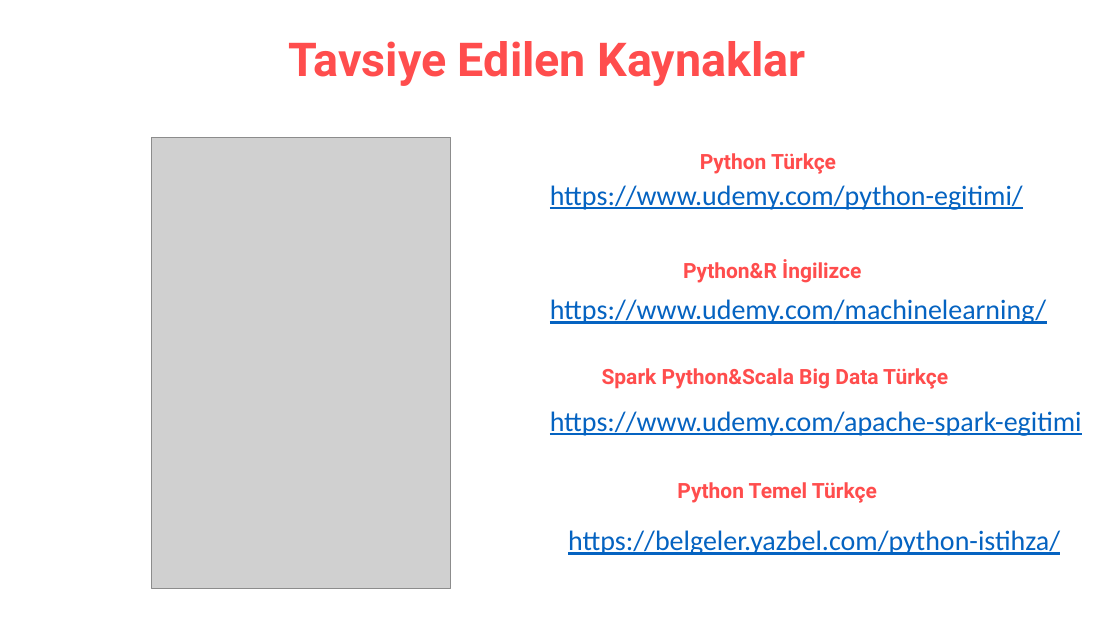
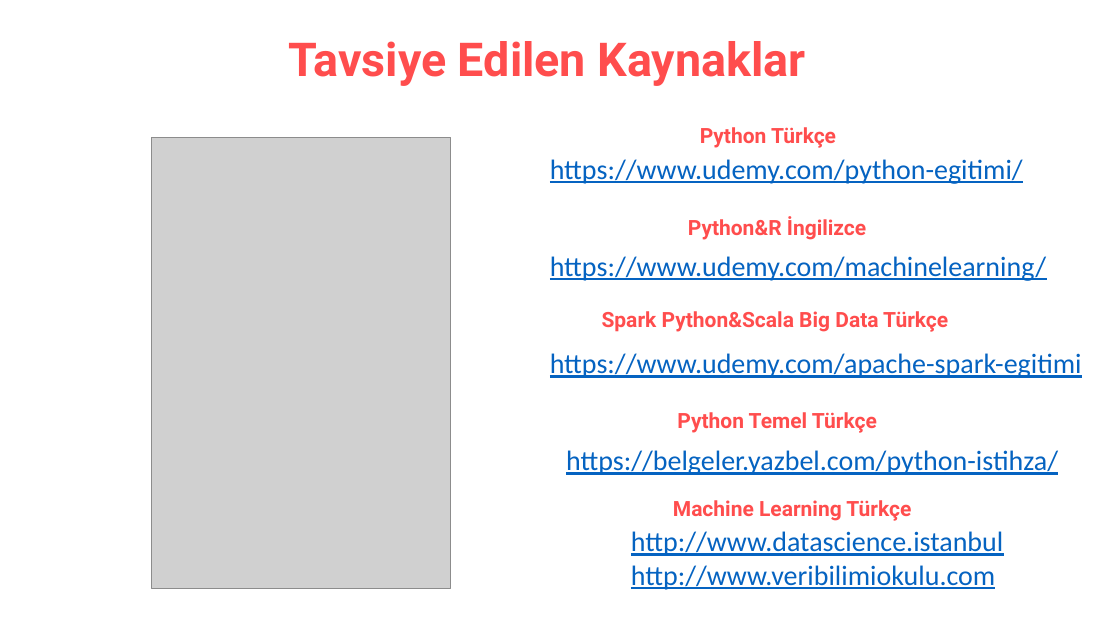
Before and after one commit to erkansirin78/machine-learning-with-python, a slide deck: slide 12 of opening_remarks.pptx. Drawn at 1120x630 pixels with LibreOffice and Linux fonts; fonts in the diff are those of the drawing; grey boxes stand for pictures. Boxes give left, top, right and bottom in pixels: in the first picture for what was removed or moved away, otherwise in the second. Text is boxed around its words. In the diff, an @@ line names an element or a change of style, - is before the commit and + after.

Commit message:
deep learning eklendi

```diff
--- a/opening_remarks.pptx
+++ b/opening_remarks.pptx
@@ text "Python Türkçe": place and size @@
-text "Python Türkçe" at [700,153,836,174]
+text "Python Türkçe" at [700,127,836,148]
@@ text "https://www.udemy.com/python-egitimi/": place and size @@
-text "https://www.udemy.com/python-egitimi/" at [550,185,1023,210]
+text "https://www.udemy.com/python-egitimi/" at [550,159,1023,184]
@@ text "Python&R İngilizce": place and size @@
-text "Python&R İngilizce" at [683,259,861,283]
+text "Python&R İngilizce" at [688,216,866,240]
@@ text "https://www.udemy.com/machinelearning/": place and size @@
-text "https://www.udemy.com/machinelearning/" at [550,299,1046,324]
+text "https://www.udemy.com/machinelearning/" at [550,256,1046,281]
@@ text "Spark Python&Scala Big Data Türkçe": place and size @@
-text "Spark Python&Scala Big Data Türkçe" at [602,368,948,389]
+text "Spark Python&Scala Big Data Türkçe" at [602,311,948,332]
@@ text "https://www.udemy.com/apache-spark-egitimi": place and size @@
-text "https://www.udemy.com/apache-spark-egitimi" at [550,411,1082,436]
+text "https://www.udemy.com/apache-spark-egitimi" at [550,353,1082,378]
@@ text "Python Temel Türkçe": place and size @@
-text "Python Temel Türkçe" at [677,482,877,503]
+text "Python Temel Türkçe" at [677,412,877,433]
@@ text "https://belgeler.yazbel.com/python-istihza/": place and size @@
-text "https://belgeler.yazbel.com/python-istihza/" at [568,530,1060,555]
+text "https://belgeler.yazbel.com/python-istihza/" at [566,450,1058,475]
@@ text added at [673,500,911,521], 18 pt, text #FF4D4D, bold @@
+Machine Learning Türkçe
@@ text added at [631,531,1003,590], 24 pt, text #0563C1, underline @@
+http://www.datascience.istanbul
+http://www.veribilimiokulu.com
```
Also in this commit, not shown: 20 other files.
